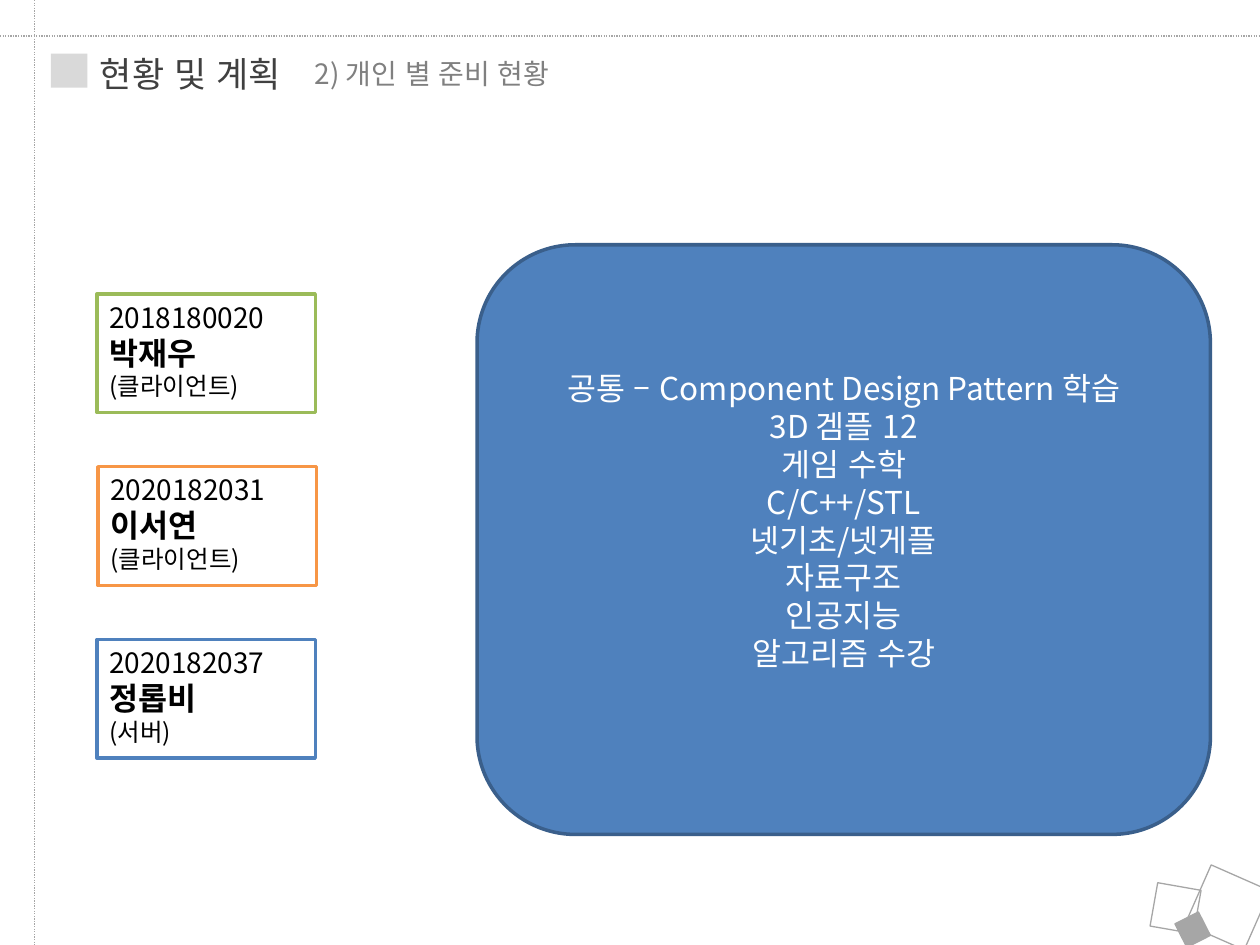
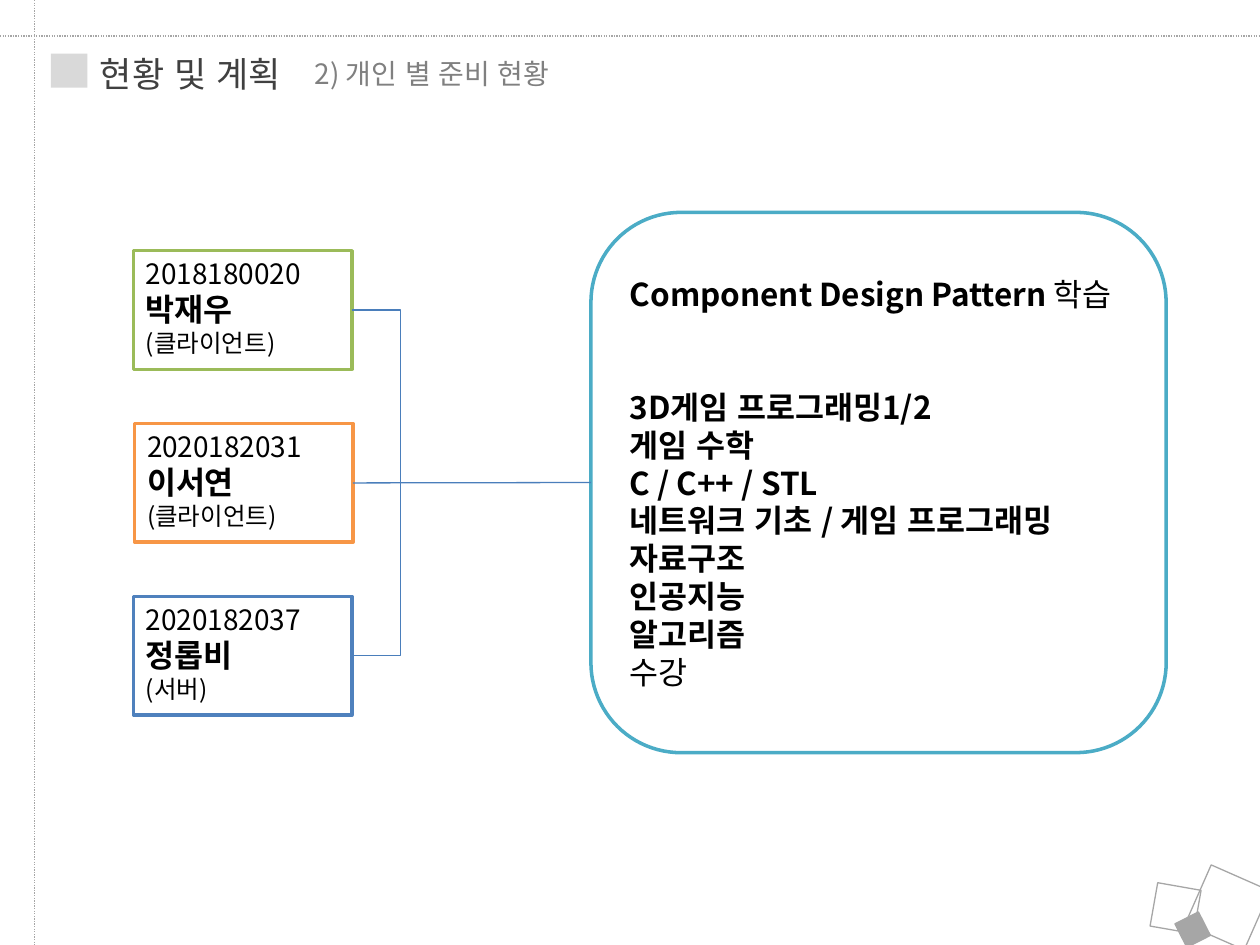
Before and after one commit to JungRobbi/ZolZak, a slide deck: slide 39 of Document/ppt.pptx (slide 35 before the commit). Drawn at 1260x945 pixels with LibreOffice and Linux fonts; fonts in the diff are those of the drawing. Boxes give left, top, right and bottom in pixels: in the first picture for what was removed or moved away, otherwise in the second. Text is boxed around its words. In the diff, an @@ line names an element or a change of style, - is before the commit and + after.

```diff
--- a/Document/ppt.pptx
+++ b/Document/ppt.pptx
@@ rounded rectangle "Component Design Pattern 학습": place and size @@
-rounded rectangle "Component Design Pattern 학습" at [478,244,1211,834]
+rounded rectangle "Component Design Pattern 학습" at [591,213,1167,753]
@@ rounded rectangle "Component Design Pattern 학습" at [591,213,1167,753]: fill #4F81BD to #FFFFFF; outline #3A5F8C 2 pt to #4BACC6 2 pt @@
@@ text in rounded rectangle at [630,279,1112,425]: text changed; text colour #FFFFFF to #000000; bold on @@
-공통 – Component Design Pattern 학습
-3D 겜플 12
+Component Design Pattern 학습
+3D게임 프로그래밍1/2
@@ elbow line added from (352, 310) to (354, 655), #4B7EBC 0.75 pt @@
@@ text in rounded rectangle at [630,430,754,611]: text colour #FFFFFF to #000000, bold on in "게임 수학", "자료구조", "인공지능"; alignment centre to left @@
@@ text in rounded rectangle at [630,471,1052,535]: text changed; text colour #FFFFFF to #000000; bold on @@
-C/C++/STL
-넷기초/넷게플
+C / C++ / STL
+네트워크 기초 / 게임 프로그래밍
@@ line added from (353, 483) to (591, 483), #4B7EBC 0.75 pt @@
@@ 3 rectangles: place and size @@
-3 rectangles at [97,294,316,759]
+3 rectangles at [134,251,353,714]
@@ text in rounded rectangle at [630,619,746,687]: text changed; text colour #FFFFFF to #000000; bold on @@
-알고리즘 수강
+알고리즘
+수강
```
Also in this commit, not shown: 9 other slides changed, 4 slides added, 2 other files.
